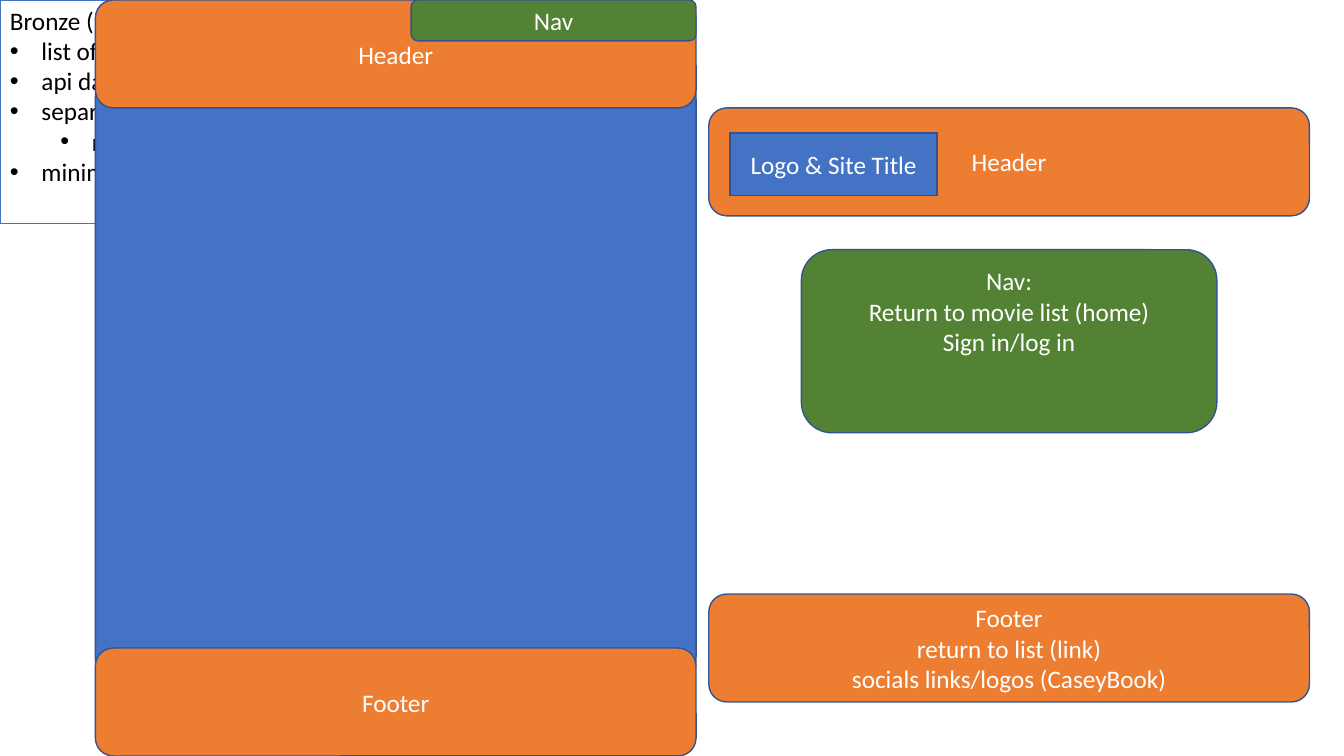
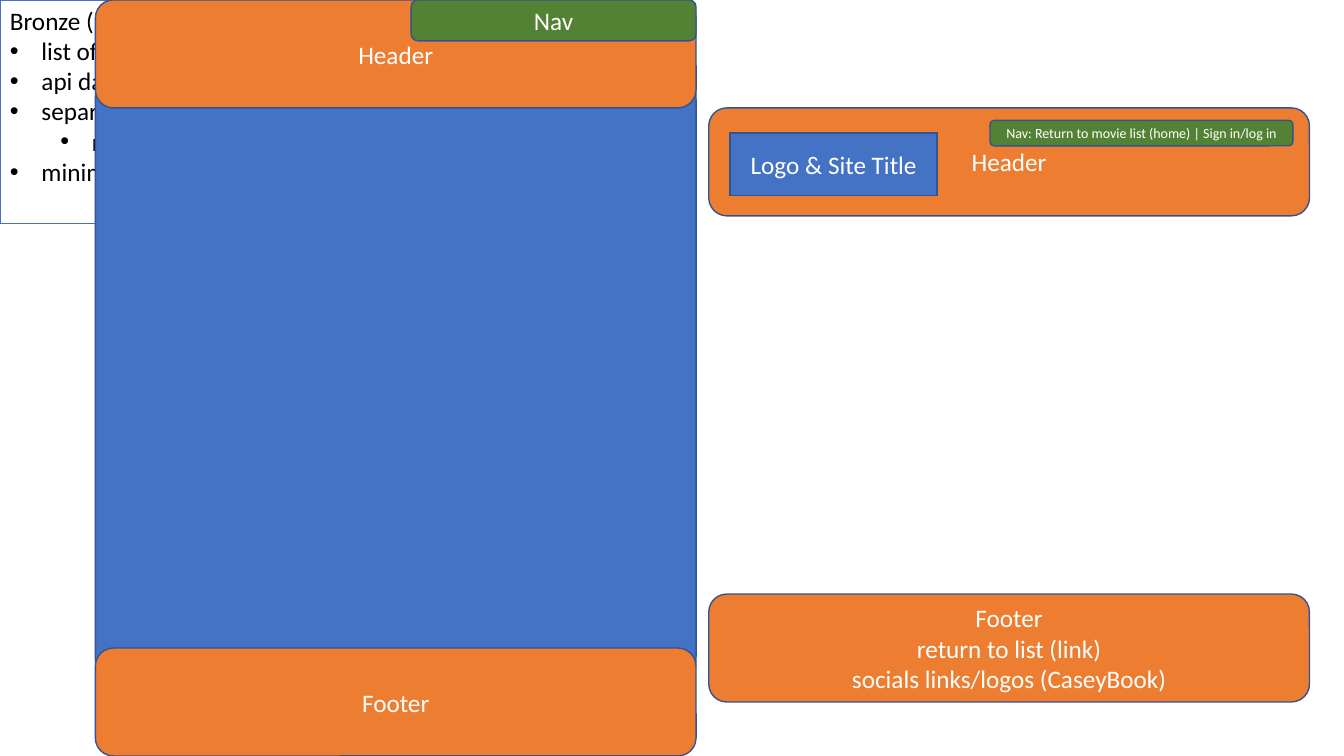
Before and after one commit to wtasch/Project-Movie-App, a slide deck: slide 5 of Project 3.pptx. Drawn at 1344x756 pixels with LibreOffice and Linux fonts; fonts in the diff are those of the drawing. Boxes give left, top, right and bottom in pixels: in the first picture for what was removed or moved away, otherwise in the second. Text is boxed around its words. In the diff, an @@ line names an element or a change of style, - is before the commit and + after.

Commit message:
update to powerpoint

```diff
--- a/Project 3.pptx
+++ b/Project 3.pptx
@@ rounded rectangle "Nav: Return to movie list ...": place and size @@
-rounded rectangle "Nav: Return to movie list ..." at (802,250,1217,434)
+rounded rectangle "Nav: Return to movie list ..." at (990,120,1293,145)
@@ text in rounded rectangle at (1006,128,1277,141): text changed; size 18 to 10 pt @@
-Nav:
-Return to movie list (home)
-Sign in/log in
+Nav: Return to movie list (home) | Sign in/log in
```
